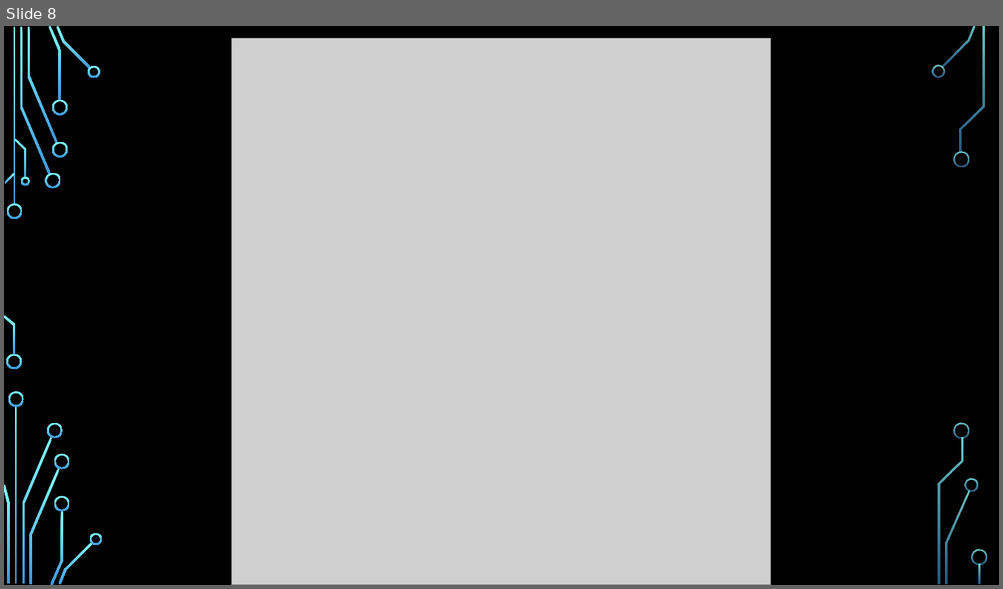
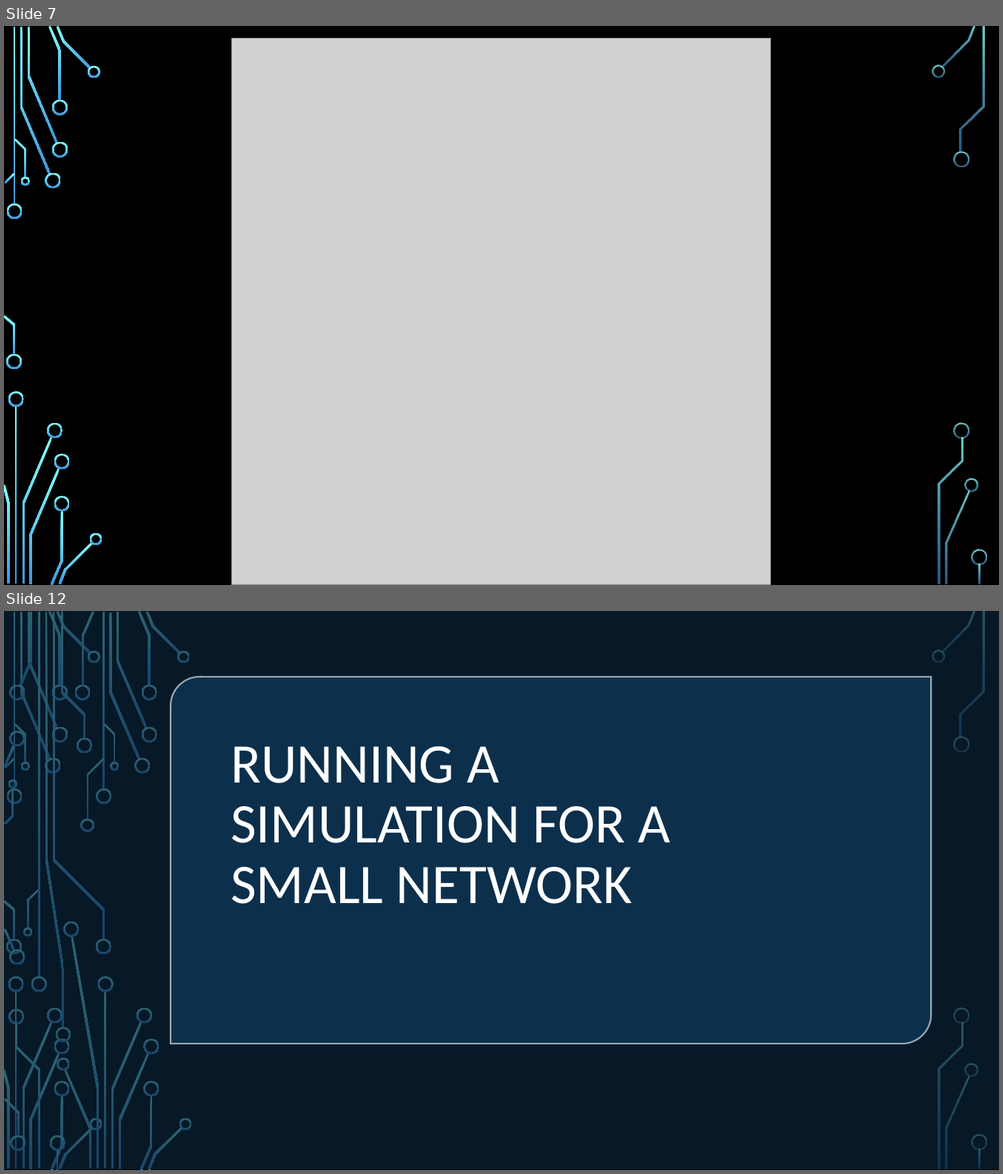
Before and after one commit to saleisha57/Bioinformatics_Final, a slide deck: Aleisha PowerPoint Edit.pptx. Shown one above the other, each under a label of ours: slide 8 before the commit, slides 7 and 12 after it; the slides between them are not shown. The pictures are 1003x589 and 1003x1174 pixels, drawn with LibreOffice and Linux fonts; fonts in the diff are those of the drawing; grey boxes stand for pictures; background and template pictures are left out. Boxes give left, top, right and bottom in pixels: in the first picture for what was removed or moved away, otherwise in the second. Text is boxed around its words. In the diff, an @@ line names an element or a change of style, - is before the commit and + after.

```diff
--- a/Aleisha PowerPoint Edit.pptx
+++ b/Aleisha PowerPoint Edit.pptx
@@ slide 12 added at bbox=[4, 611, 999, 1170], background picture (left out); not listed: 36 template elements that a slide beside it also shows @@
@@ rectangle added at bbox=[4, 611, 999, 1170], fill #092338 at 70% opacity @@
@@ round diag rect added at bbox=[170, 677, 930, 1044], fill #0E3554 at 80% opacity, outline #FFFFFF 1.5 pt @@
@@ title added at bbox=[230, 746, 670, 904], 54 pt, text #FFFFFF @@
+RUNNING A SIMULATION FOR A SMALL NETWORK
@@ group added at bbox=[4, 611, 192, 1170]: 50 freeform shapes, 4 rectangles @@
@@ what was slide 8 is now slide 7 @@
```
Also in this commit, not shown: 9 slides changed, 12 other slides added, 4 slides removed, 1 other file.
